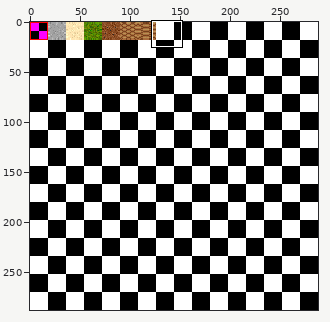
File history of a sprite sheet, client-source/Resources/Terrain/grounds.png. Above: a wide view before the commit, with the close-up outlined.
Close-up. First the earlier version:
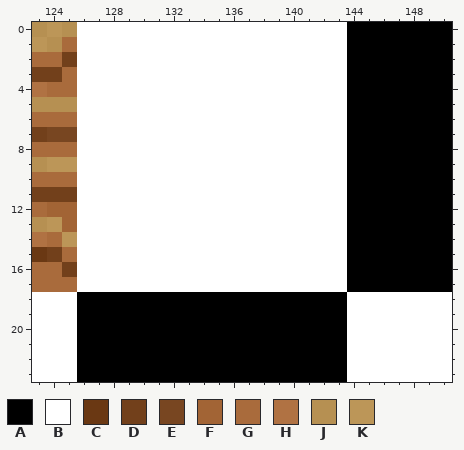
The file is 288x288 pixels. Colours within 5 levels of each other are drawn and written as one. Shown: x 123..150, y 0..23.
Palette (. is transparent): A #000000  B #ffffff  C #6a3813  D #72401b  E #784621  F #a26435  G #a96b3c  H #b07243  J #b69052  K #bc9658
Pixels before, first column x 123:
 0 JKJBBBBBBBBBBBBBBBBBBAAAAAAA
 1 KJGBBBBBBBBBBBBBBBBBBAAAAAAA
 2 GGDBBBBBBBBBBBBBBBBBBAAAAAAA
 3 DDGBBBBBBBBBBBBBBBBBBAAAAAAA
 4 HGGBBBBBBBBBBBBBBBBBBAAAAAAA
 5 JJJBBBBBBBBBBBBBBBBBBAAAAAAA
 6 GGGBBBBBBBBBBBBBBBBBBAAAAAAA
 7 DEEBBBBBBBBBBBBBBBBBBAAAAAAA
 8 GGGBBBBBBBBBBBBBBBBBBAAAAAAA
 9 JKKBBBBBBBBBBBBBBBBBBAAAAAAA
10 GGGBBBBBBBBBBBBBBBBBBAAAAAAA
11 DDDBBBBBBBBBBBBBBBBBBAAAAAAA
12 GFFBBBBBBBBBBBBBBBBBBAAAAAAA
13 JKFBBBBBBBBBBBBBBBBBBAAAAAAA
14 HGKBBBBBBBBBBBBBBBBBBAAAAAAA
15 CDGBBBBBBBBBBBBBBBBBBAAAAAAA
16 GGDBBBBBBBBBBBBBBBBBBAAAAAAA
17 GGGBBBBBBBBBBBBBBBBBBAAAAAAA
18 BBBAAAAAAAAAAAAAAAAAABBBBBBB
19 BBBAAAAAAAAAAAAAAAAAABBBBBBB
20 BBBAAAAAAAAAAAAAAAAAABBBBBBB
21 BBBAAAAAAAAAAAAAAAAAABBBBBBB
22 BBBAAAAAAAAAAAAAAAAAABBBBBBB
23 BBBAAAAAAAAAAAAAAAAAABBBBBBB
Once edited:
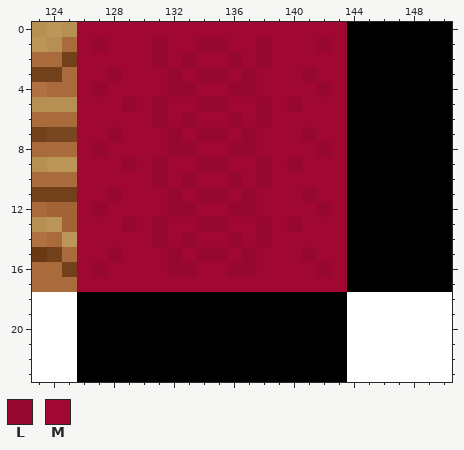
Colours new in this view: L #970831  M #a00833
Change:
{"y":0,"x":126,"old":"BBBBBBBBBBBBBBBBBB","new":"MMMMMMMMMMMMMMMMMM"}
{"y":1,"x":126,"old":"BBBBBBBBBBBBBBBBBB","new":"MLMMMLMMLLMMLMMMLM"}
{"y":2,"x":126,"old":"BBBBBBBBBBBBBBBBBB","new":"MMMMMLMLMMLMLMMMMM"}
{"y":3,"x":126,"old":"BBBBBBBBBBBBBBBBBB","new":"MMLMMMLMLLMLMMMLMM"}
{"y":4,"x":126,"old":"BBBBBBBBBBBBBBBBBB","new":"MLMMMMLLMMLLMMMMLM"}
{"y":5,"x":126,"old":"BBBBBBBBBBBBBBBBBB","new":"MMMLMLMMLLMMLMLMMM"}
{"y":6,"x":126,"old":"BBBBBBBBBBBBBBBBBB","new":"MMMMMLMLMMLMLMMMMM"}
{"y":7,"x":126,"old":"BBBBBBBBBBBBBBBBBB","new":"MMLMMMLMLLMLMMMLMM"}
{"y":8,"x":126,"old":"BBBBBBBBBBBBBBBBBB","new":"MLMMMMLLMMLLMMMMLM"}
{"y":9,"x":126,"old":"BBBBBBBBBBBBBBBBBB","new":"MMMLMLMMLLMMLMLMMM"}
{"y":10,"x":126,"old":"BBBBBBBBBBBBBBBBBB","new":"MMMMMLMLMMLMLMMMMM"}
{"y":11,"x":126,"old":"BBBBBBBBBBBBBBBBBB","new":"MMLMMMLMLLMLMMMLMM"}
{"y":12,"x":126,"old":"BBBBBBBBBBBBBBBBBB","new":"MLMMMMLLMMLLMMMMLM"}
{"y":13,"x":126,"old":"BBBBBBBBBBBBBBBBBB","new":"MMMLMLMMLLMMLMLMMM"}
{"y":14,"x":126,"old":"BBBBBBBBBBBBBBBBBB","new":"MMMMMLMLMMLMLMMMMM"}
{"y":15,"x":126,"old":"BBBBBBBBBBBBBBBBBB","new":"MMLMMMLMLLMLMMMLMM"}
{"y":16,"x":126,"old":"BBBBBBBBBBBBBBBBBB","new":"MLMMMMLLMMLLMMMMLM"}
{"y":17,"x":126,"old":"BBBBBBBBBBBBBBBBBB","new":"MMMMMMMMMMMMMMMMMM"}
